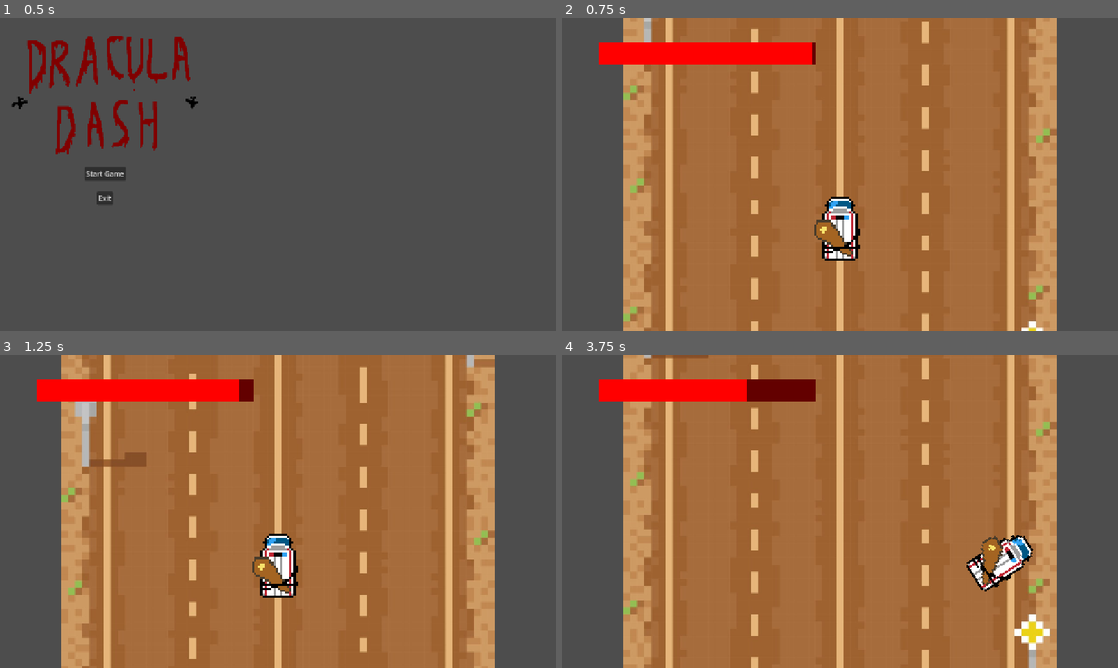
Above: before the commit, frames 1-4 (two rows, left to right).
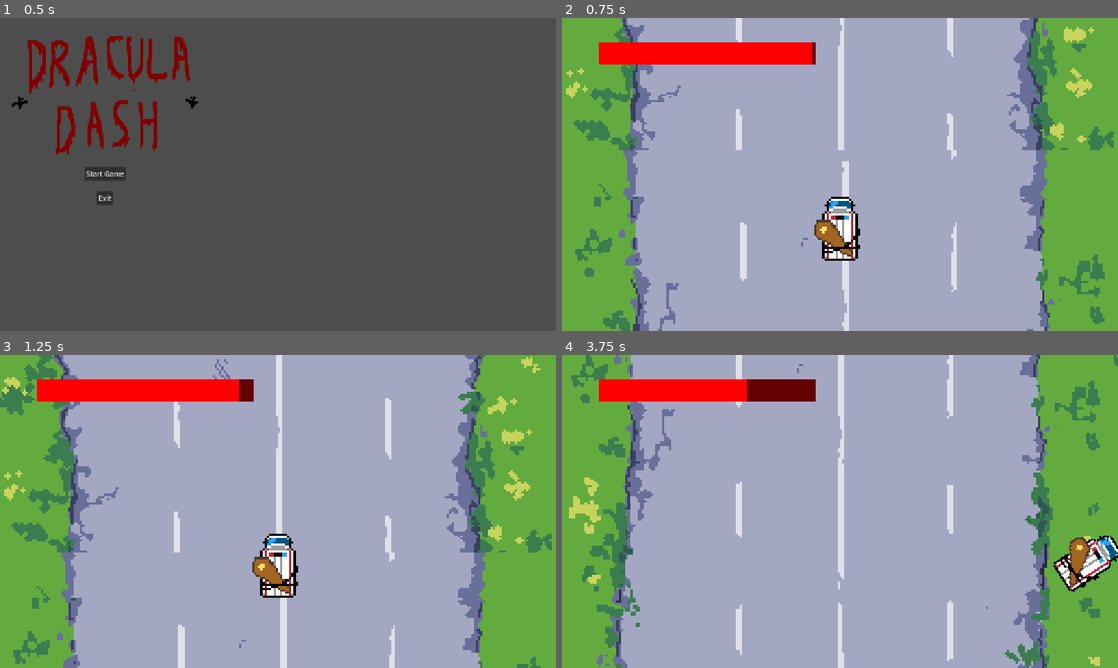
Above: after the commit, the same moments.

Repository: danielcannell/dracula-dash
Game: Godot game, scene res://scenes/title.tscn
Same seed, same stepped clock (60 frames per second), same inputs: the game is played once before the commit and once after it.
Inputs:
- Up to frame 1 (0.5 s): no input
- Up to frame 2 (0.75 s): click "Start Game" at 0.5 s
- Up to frame 3 (1.25 s): no input
- Up to frame 4 (3.75 s): hold Right (turn_right) 1.28-2.03 s; hold Left (turn_left) 2.03-2.78 s; hold Right (turn_right) from 2.78 s (still down)

Frame 1 is identical in both runs. In frame 2, 96% of the frame differs, in the area x 0-100%, y 0-100%; in frame 3, 96%; in frame 4, 97%.

Commit message:
Replace placeholder background

Diff:
--- a/scenes/road.tscn
+++ b/scenes/road.tscn
@@ -1,6 +1,6 @@
 [gd_scene format=3 uid="uid://cltc60dk0p1d7"]
 
-[ext_resource type="Texture2D" uid="uid://tpn7u2y665qp" path="res://art/Road.png" id="1_mv8x7"]
+[ext_resource type="Texture2D" uid="uid://dgwsxalvb5t7h" path="res://art/road.png" id="1_mv8x7"]
 
 [sub_resource type="RectangleShape2D" id="RectangleShape2D_arcuu"]
 size = Vector2(267, 622)
@@ -8,17 +8,19 @@
 [node name="Road" type="StaticBody2D" unique_id=1250806860]
 
 [node name="RoadParallax" type="Parallax2D" parent="." unique_id=108040734]
-repeat_size = Vector2(0, 1000)
+repeat_size = Vector2(0, 2560)
 autoscroll = Vector2(0, 300)
 repeat_times = 3
 
 [node name="Sprite2D" type="Sprite2D" parent="RoadParallax" unique_id=395569597]
+texture_filter = 1
+scale = Vector2(5, 5)
 texture = ExtResource("1_mv8x7")
 
 [node name="Left Collision" type="CollisionShape2D" parent="." unique_id=2044148048]
-position = Vector2(-574, -1)
+position = Vector2(-779, -1)
 shape = SubResource("RectangleShape2D_arcuu")
 
 [node name="Right Collision" type="CollisionShape2D" parent="." unique_id=505948494]
-position = Vector2(576, -1)
+position = Vector2(777, -1)
 shape = SubResource("RectangleShape2D_arcuu")
Binary file changed: art/Road.png
Not shown, changed: art/Road.png.import
